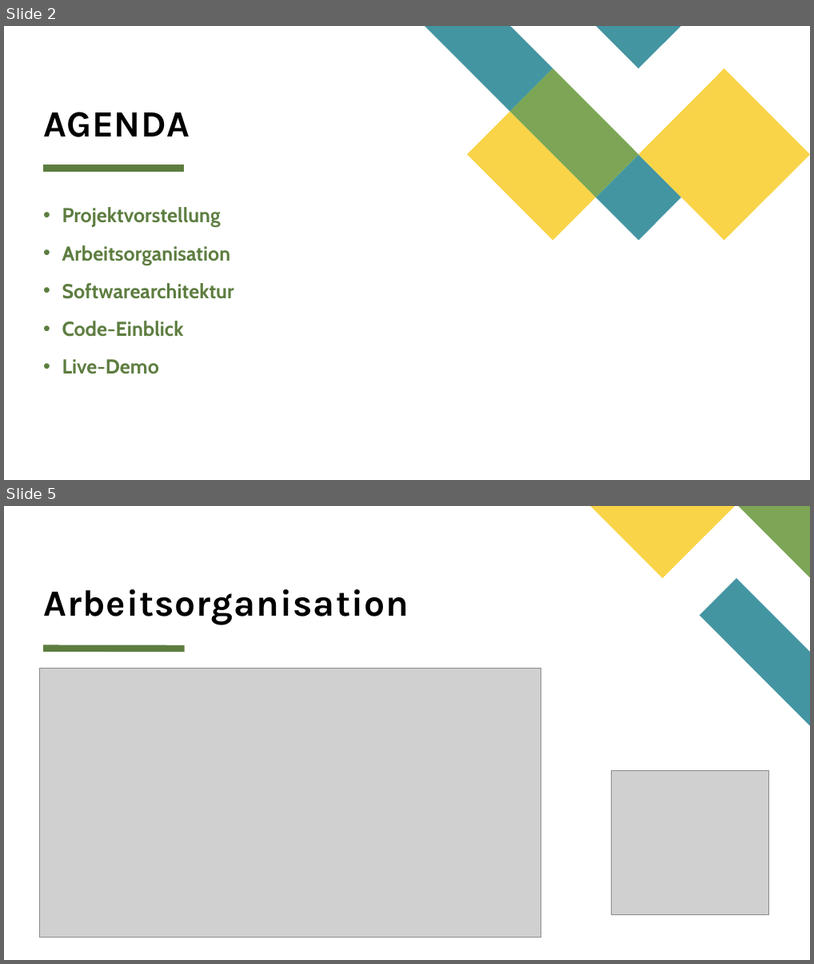
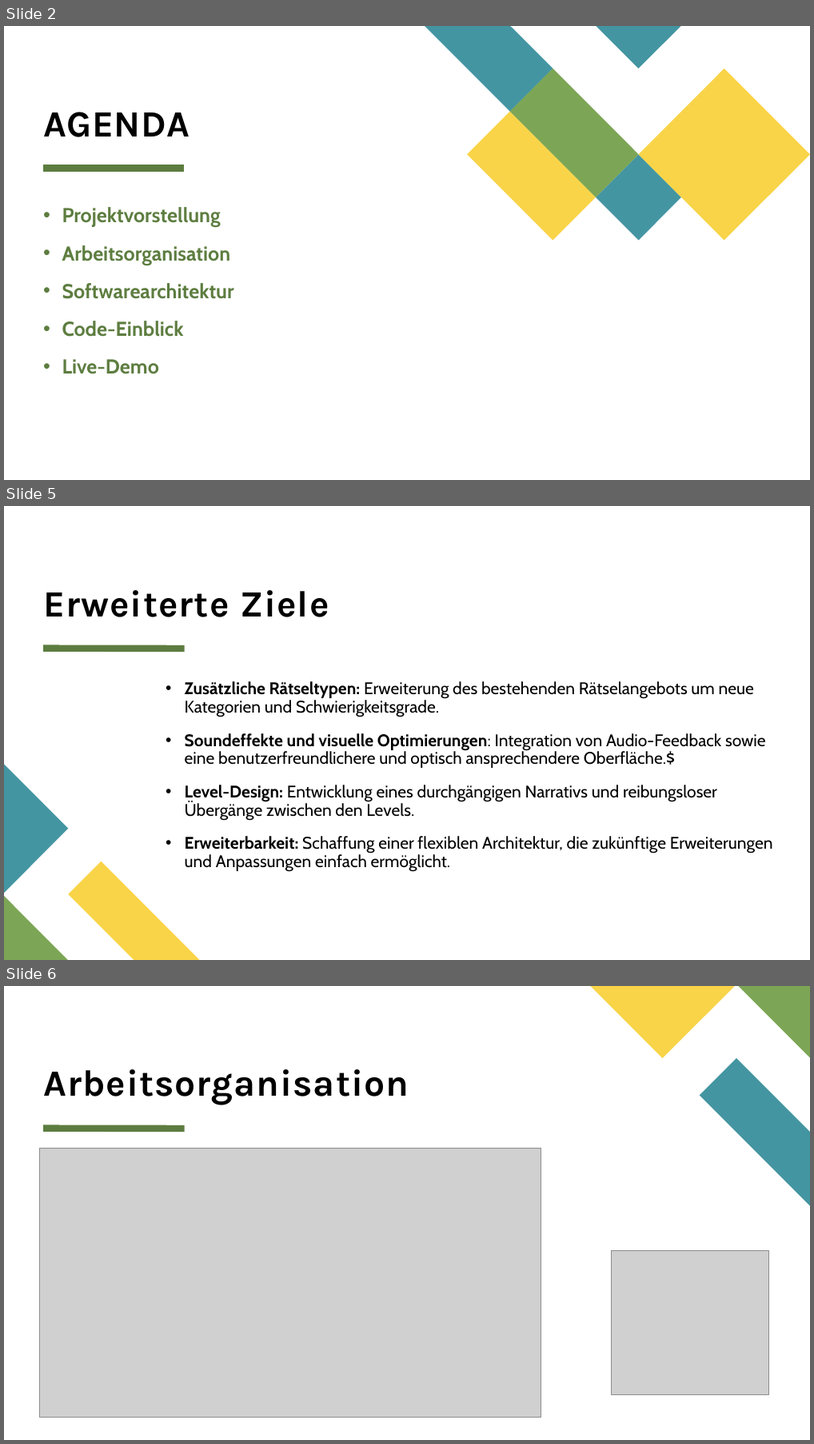
Before and after one commit to Haeusele83/Peusi_the-game, a slide deck: docs/FEUSI – The Game.pptx. Shown one above the other, each under a label of ours: slides 2 and 5 before the commit, slides 2, 5 and 6 after it; the slides between them are not shown. The pictures are 814x964 and 814x1444 pixels, drawn with LibreOffice and Linux fonts; fonts in the diff are those of the drawing; grey boxes stand for pictures. Boxes give left, top, right and bottom in pixels: in the first picture for what was removed or moved away, otherwise in the second. Text is boxed around its words. In the diff, an @@ line names an element or a change of style, - is before the commit and + after.

```diff
--- a/docs/FEUSI – The Game.pptx
+++ b/docs/FEUSI – The Game.pptx
@@ slide 5 added at box(4, 506, 810, 960), background #FFFFFF; not listed: 1 template element that a slide beside it also shows @@
@@ title added at box(43, 590, 329, 617), 44 pt, text #000000, bold @@
+Erweiterte Ziele
@@ text added at box(185, 681, 774, 872), 20 pt, text #000000 @@
+• Zusätzliche Rätseltypen: Erweiterung des bestehenden Rätselangebots um neue Kategorien und Schwierigkeitsgrade.
+• Soundeffekte und visuelle Optimierungen: Integration von Audio-Feedback sowie eine benutzerfreundlichere und optisch ansprechendere Oberfläche.$
+• Level-Design: Entwicklung eines durchgängigen Narrativs und reibungsloser Übergänge zwischen den Levels.
+• Erweiterbarkeit: Schaffung einer flexiblen Architektur, die zukünftige Erweiterungen und Anpassungen einfach ermöglicht.
@@ freeform shape added at box(4, 764, 68, 892), fill #4495A2 @@
@@ freeform shape added at box(68, 861, 199, 960), fill #F9D448 @@
@@ freeform shape added at box(4, 896, 68, 960), fill #7CA655 @@
@@ what was slide 5 is now slide 6 @@
```
Also in this commit, not shown: 3 slides changed.
